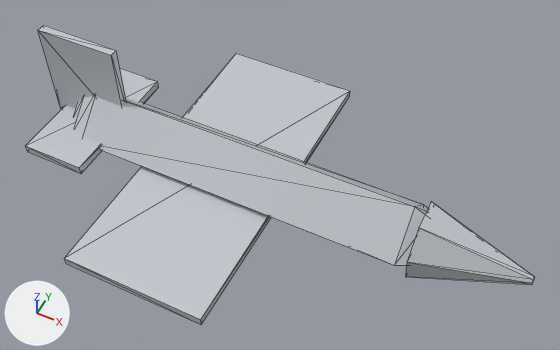
Before and after pictures for a commit that changed the glTF model public/studio/v2.15.0/d_jet/model.glb.
The view is the same before and after, from a 50 mm camera at (2.73, -4.67, 5.99) aimed at (0.42, -0.06, 0.23). Every picture has the same lights, and +X, +Y and +Z are marked at lower left. The first picture is the older version. Mesh edges are drawn as thin lines. Where no turn or scale is listed for an object, it has been applied to the vertices.

The first picture shows 'part0', 'part1', 'part2', 'part3', 'part4'.
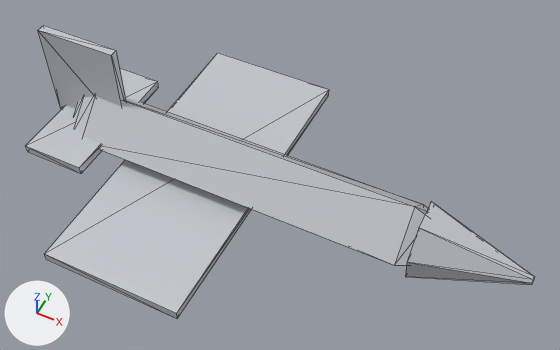
Pixel boxes (x1, y1, x2, y2) of what changed, in the pictures (560 x 350 px):
'part2', moved
    before: (64, 53, 350, 325)
    after: (44, 53, 329, 319)

The change in detail:
me_geometry_2 is used by ob_part2; location (0.0, 0.0, 0.0).
me_geometry_2 had 8 vertices, 12 faces and spanned x -1.05..0.45, y -1.7..1.7, z -0.14..-0.05.
me_geometry_2 now has 8 vertices, 12 faces and spans x -1.31..0.19, y -1.7..1.7, z -0.23..-0.14.
me_geometry_2 part 1: the whole mesh is moved by (-0.26, 0.0, -0.09).
